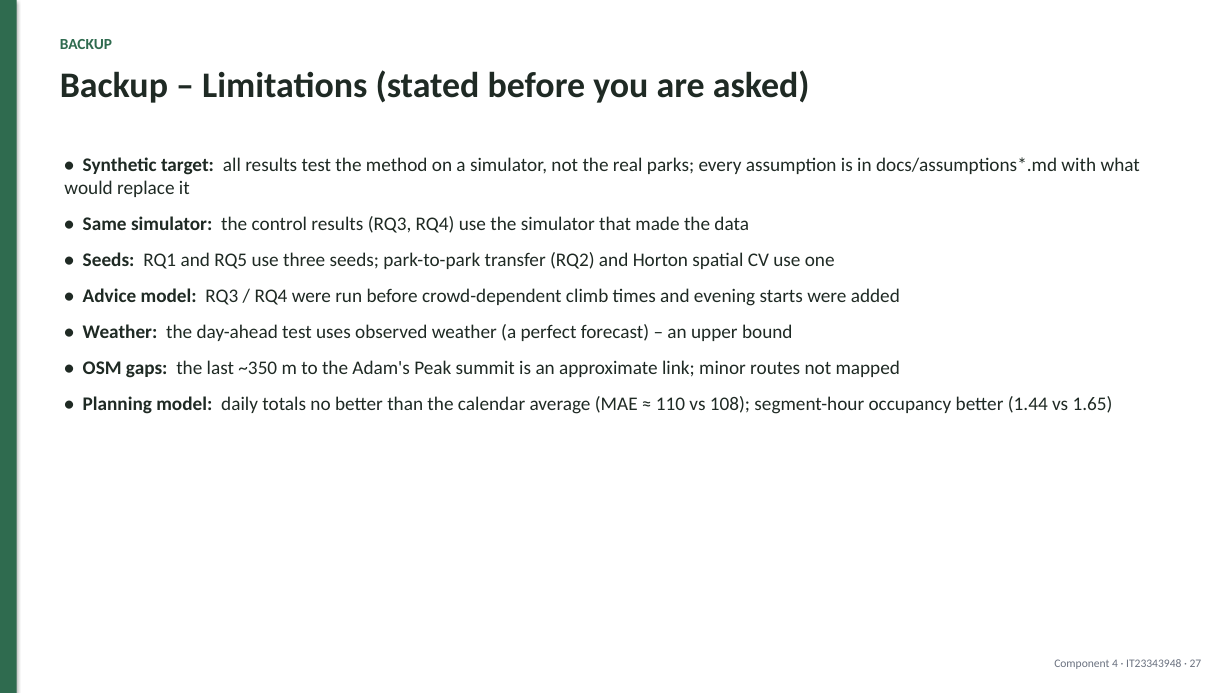
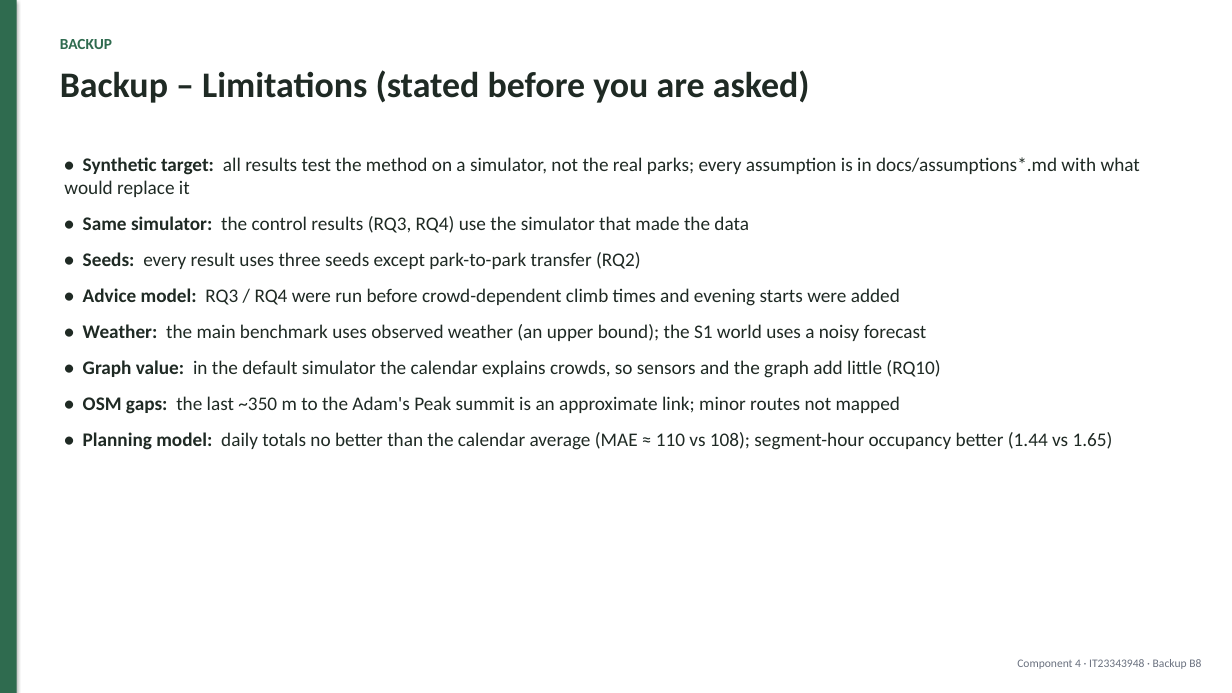
Before and after one commit to mirshadahamed/Decentralized-Hiking-AI, a slide deck: slide 31 of research/component_4/docs/slides/PP1_Component4.pptx (slide 27 before the commit). Drawn at 1232x693 pixels with LibreOffice and Linux fonts; fonts in the diff are those of the drawing. Boxes give left, top, right and bottom in pixels: in the first picture for what was removed or moved away, otherwise in the second. Text is boxed around its words. In the diff, an @@ line names an element or a change of style, - is before the commit and + after.

```diff
--- a/research/component_4/docs/slides/PP1_Component4.pptx
+++ b/research/component_4/docs/slides/PP1_Component4.pptx
@@ text at <box>83,252,641,269</box>: text changed @@
-• Seeds: RQ1 and RQ5 use three seeds; park-to-park transfer (RQ2) and Horton spatial CV use one
+• Seeds: every result uses three seeds except park-to-park transfer (RQ2)
@@ text at <box>83,324,940,378</box>: text changed @@
-• Weather: the day-ahead test uses observed weather (a perfect forecast) – an upper bound
+• Weather: the main benchmark uses observed weather (an upper bound); the S1 world uses a noisy forecast
+• Graph value: in the default simulator the calendar explains crowds, so sensors and the graph add little (RQ10)
@@ text at <box>1017,659,1201,669</box>: text changed @@
-Component 4 · IT23343948 · 27
+Component 4 · IT23343948 · Backup B8
```
Also in this commit, not shown: 23 other slides changed, 4 slides added, 27 other files.
